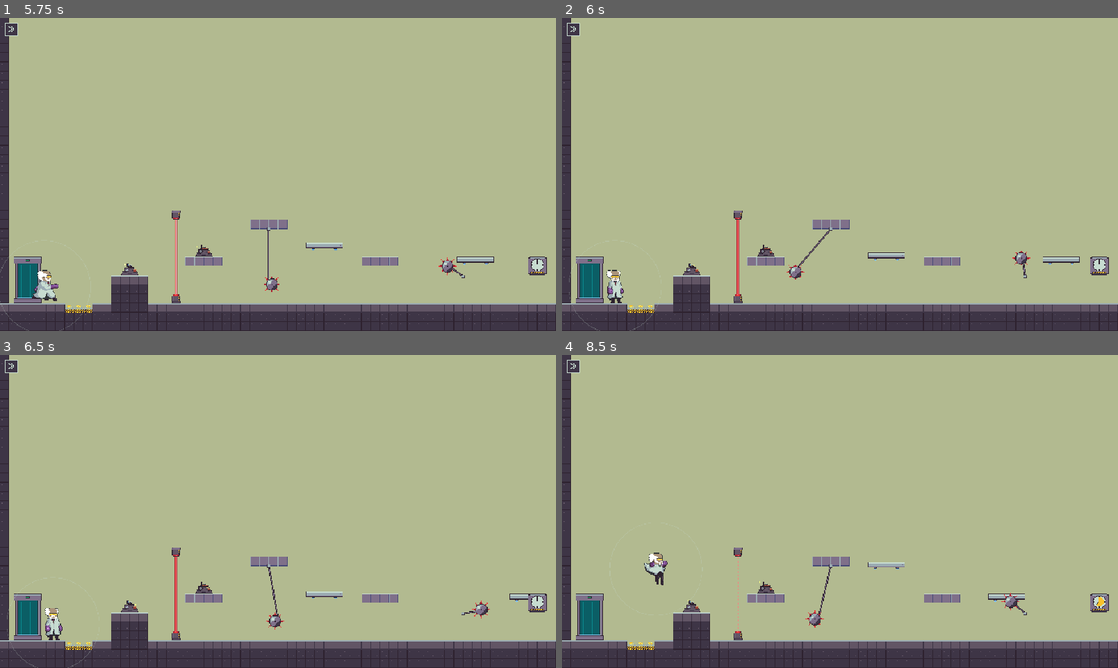
Above: before the commit, frames 1-4 (two rows, left to right).
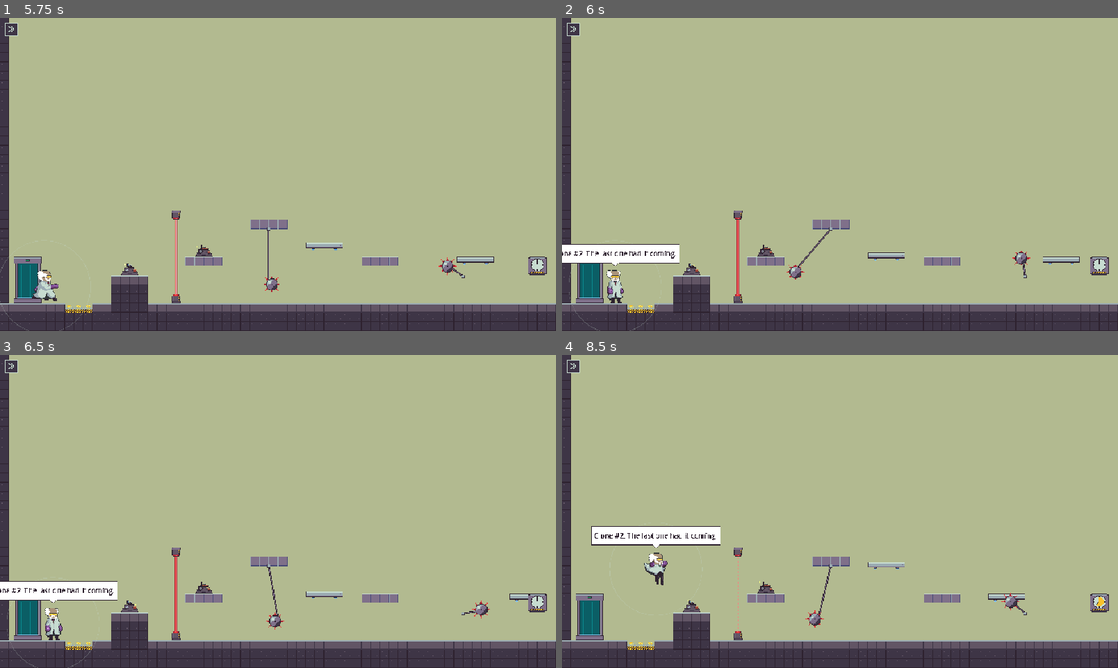
Above: after the commit, the same moments.

Repository: Nidrakon/game-off-2026
Game: Godot game, scene res://scenes/test/test_level.tscn
The game is run twice, just before and just after one commit, with the same random seed, the same clock (stepped at 60 frames per second) and the same inputs. This scene is started directly instead of the project's main scene.
Inputs (mouse positions are in pixels of both pictures, inside the frame that each line leads up to):
- Up to frame 1 (5.75 s): tap Enter at 0.5 s; move the mouse to (400, 158) at 0.52 s; hold D (move_right) 0.53-1.25 s; hold Space (jump) 0.53-1.25 s; click (400, 158) at 0.67 s; drag from (166, 190) to (77, 309) at 1.27 s; move the mouse to (333, 105) at 2.02 s; hold A (move_left) 2.03-2.75 s; hold Shift (time_shifter_panel) 2.03-2.75 s; tap Space (jump) at 2.3 s; drag from (155, 174) to (278, 284) at 2.77 s; move the mouse to (444, 221) at 3.52 s; hold D (move_right) 3.53-4.25 s; hold Space (jump) 3.53-4.25 s; tap E (interact) at 3.6 s; drag from (111, 127) to (483, 280) at 4.27 s; move the mouse to (305, 174) at 5.02 s; hold D (move_right) from 5.03 s (still down); hold Space (jump) from 5.03 s (still down); click (305, 174) at 5.17 s
- Up to frame 2 (6 s): release D (move_right) at 5.75 s; release Space (jump) at 5.75 s; drag from (756, 96) to (739, 299) at 5.77 s
- Up to frame 3 (6.5 s): no input
- Up to frame 4 (8.5 s): move the mouse to (962, 495) at 6.52 s; hold A (move_left) 6.53-7.25 s; hold Shift (time_shifter_panel) 6.53-7.25 s; tap Space (jump) at 6.77, 6.8, 7.07, 7.25 s; drag from (940, 511) to (689, 605) at 7.27 s; move the mouse to (895, 442) at 8.02 s; hold D (move_right) from 8.03 s (still down); hold Space (jump) from 8.03 s (still down); tap E (interact) at 8.1 s

Frame 1 is identical in both runs. In frame 2, 1.3% of the frame differs, in the area x 0-22%, y 72-80%; in frame 3, 1.3%; in frame 4, 1.5%, in the area x 5-29%, y 54-62%.

Commit message:
Step 18: Speech bubble system with random quips and respawn comment (v0.44)
- Random professor quips at random intervals, never the same twice in a row
- Respawn quip with clone number, counted in the save game
- Texts in dialogues/speech.json, timings in data/speech_settings.tres

Co-Authored-By: Claude Opus 5.5 <noreply@anthropic.com>

Diff:
--- /dev/null
+++ b/data/speech_settings.tres
@@ -0,0 +1,6 @@
+[gd_resource type="Resource" script_class="SpeechSettings" format=3]
+
+[ext_resource type="Script" path="res://scripts/player/speech_settings.gd" id="1_settings"]
+
+[resource]
+script = ExtResource("1_settings")
--- a/dialogues/speech.json
+++ b/dialogues/speech.json
@@ -1,3 +1,24 @@
 {
-	"speech_elevator_keycard": "My keycard is toast. Literally. Guess I'm taking the scenic route... through my own traps."
+	"speech_elevator_keycard": "My keycard is toast. Literally. Guess I'm taking the scenic route... through my own traps.",
+	"quips_random": [
+		"Without my exoskeleton I'd never have survived that jump.",
+		"Good thing I reinforced my bones with titanium.",
+		"The cloning station was my best idea. Well, second best. Right after the pizza teleporter. Which never worked.",
+		"Note to self: sentry guns don't recognize faces. Only keycards.",
+		"My anti-gravity boots would be handy right now. They're upstairs. Next to the front door.",
+		"These X-ray goggles would really help here. Where did I put them?",
+		"My coffee accelerator started out like this, too.",
+		"Who designed these traps? Oh. Right. Me.",
+		"Mental note: install fewer death lasers.",
+		"Time is relative. Cold pizza is not.",
+		"If that pizza gets cold, I'm suing myself.",
+		"Safety first. Second. Somewhere on the list, anyway."
+	],
+	"quips_respawn": [
+		"Clone #{n}. Let's try that again.",
+		"Clone #{n}, reporting for duty. Again.",
+		"Number {n}. Memories intact. Dignity... less so.",
+		"Clone #{n}. The last one had it coming.",
+		"Clone #{n}. Still hungry."
+	]
 }
--- a/scenes/player/professor.tscn
+++ b/scenes/player/professor.tscn
@@ -7,6 +7,7 @@
 [ext_resource type="Resource" path="res://data/time_bubble_settings.tres" id="5_bubble_settings"]
 [ext_resource type="Script" path="res://scripts/player/professor_animator.gd" id="6_animator"]
 [ext_resource type="Resource" path="res://data/professor_animation.tres" id="7_anim_settings"]
+[ext_resource type="Script" path="res://scripts/player/professor_quips.gd" id="8_quips"]
 
 [sub_resource type="RectangleShape2D" id="RectangleShape2D_body"]
 size = Vector2(18, 50)
@@ -37,3 +38,6 @@
 [node name="Animator" type="Node" parent="."]
 script = ExtResource("6_animator")
 settings = ExtResource("7_anim_settings")
+
+[node name="Quips" type="Node" parent="."]
+script = ExtResource("8_quips")
--- a/scripts/autoload/save_game.gd
+++ b/scripts/autoload/save_game.gd
@@ -29,6 +29,10 @@
 
 ## Kennung des zuletzt erreichten Levels (leer = noch keins).
 var current_level := ""
+## Nummer des aktuellen Klons (Doku 2.6): beginnt bei 1, jeder Tod zaehlt hoch.
+var clone_number := 1
+# Ist der Professor seit dem letzten Erscheinen gestorben? (Respawn-Spruch)
+var _respawn_pending := false
 var _flags := {}
 
 
@@ -59,12 +63,15 @@
 		"level": current_level,
 		"upgrades": Array(Upgrades.get_ids()),
 		"flags": _flags.keys(),
+		"clone": clone_number,
 	}
 
 
 ## Stand aus Daten uebernehmen (Spielstand oder Test-Szenario).
 func apply_data(data: Dictionary) -> void:
 	current_level = str(data.get("level", ""))
+	clone_number = maxi(1, int(data.get("clone", 1)))
+	_respawn_pending = false
 	Upgrades.set_ids(PackedStringArray(data.get("upgrades", [])))
 	_flags.clear()
 	for flag in data.get("flags", []):
@@ -107,6 +114,20 @@
 	return true
 
 
+## Der Professor ist gestorben: naechster Klon (Respawn-Spruch folgt).
+func register_death() -> void:
+	clone_number += 1
+	_respawn_pending = true
+
+
+## Fuer den Respawn-Spruch: Ist er seit dem letzten Erscheinen gestorben?
+## Setzt die Marke zurueck.
+func take_respawn_pending() -> bool:
+	var pending := _respawn_pending
+	_respawn_pending = false
+	return pending
+
+
 ## Vom Level aufgerufen (Level-Vorlage), sobald es startet. Nur Level aus der
 ## Reihenfolge zaehlen als Fortschritt.
 func on_level_started(scene_path: String) -> void:
--- a/scripts/player/professor.gd
+++ b/scripts/player/professor.gd
@@ -46,6 +46,9 @@
 	is_dead = true
 	velocity = Vector2.ZERO
 	_start_flicker(DEATH_FLICKER_TIME)
+	var save := get_node_or_null("/root/SaveGame")
+	if save:
+		save.register_death()
 	died.emit()
 
 
--- /dev/null
+++ b/scripts/player/professor_quips.gd
@@ -0,0 +1,61 @@
+extends Node
+## Sprueche des Professors (Doku 2.8, 3.6): Kind-Node "Quips" im Professor.
+## - In zufaelligen Abstaenden ein zufaelliger Spruch aus dialogues/speech.json
+##   (Liste "quips_random"), nie zweimal hintereinander derselbe.
+## - Nach dem Tod, beim Erscheinen in der Klonstation, ein Respawn-Spruch mit
+##   der Klon-Nummer (Liste "quips_respawn", Platzhalter {n}).
+## Alle Zeiten in data/speech_settings.tres. Laeuft nur, solange das Spiel
+## nicht pausiert ist; spricht nicht, wenn schon eine Blase steht.
+
+@export var settings: SpeechSettings = preload("res://data/speech_settings.tres")
+
+var _next_quip := 0.0
+var _last_quip := -1
+
+@onready var _professor: Node2D = get_parent()
+
+
+func _ready() -> void:
+	_next_quip = settings.first_delay
+	_check_respawn.call_deferred()
+
+
+func _process(delta: float) -> void:
+	if not settings.random_enabled or _professor.get("is_dead") or _professor.get("is_leaving"):
+		return
+	_next_quip -= delta
+	if _next_quip > 0.0:
+		return
+	_next_quip = randf_range(settings.random_interval_min, settings.random_interval_max)
+	if SpeechBubble.is_speaking(_professor):
+		return
+	say_random()
+
+
+## Sagt einen zufaelligen Spruch (nicht denselben wie zuletzt).
+func say_random() -> void:
+	var quips := GameTexts.get_list("speech", "quips_random")
+	if quips.is_empty():
+		return
+	var index := randi() % quips.size()
+	if quips.size() > 1 and index == _last_quip:
+		index = (index + 1) % quips.size()
+	_last_quip = index
+	SpeechBubble.say_text(_professor, str(quips[index]))
+
+
+## Respawn-Spruch mit Klon-Nummer.
+func say_respawn() -> void:
+	var lines := GameTexts.get_list("speech", "quips_respawn")
+	if lines.is_empty():
+		return
+	var text := str(lines[randi() % lines.size()]).replace("{n}", str(SaveGame.clone_number))
+	SpeechBubble.say_text(_professor, text)
+
+
+func _check_respawn() -> void:
+	if not SaveGame.take_respawn_pending() or randf() > settings.respawn_chance:
+		return
+	await get_tree().create_timer(settings.respawn_delay, false).timeout
+	if is_instance_valid(_professor) and not _professor.get("is_dead"):
+		say_respawn()
--- /dev/null
+++ b/scripts/player/speech_settings.gd
@@ -0,0 +1,25 @@
+class_name SpeechSettings
+extends Resource
+## Einstellungen fuer die Sprueche des Professors (Doku 2.8, 3.6). Die Werte
+## stehen in data/speech_settings.tres und lassen sich im Inspector aendern.
+## Texte in dialogues/speech.json (Listen "quips_random", "quips_respawn").
+
+@export_group("Zufaellige Sprueche")
+## Kleinster und groesster Abstand zwischen zwei Spruechen (Sekunden Spielzeit).
+@export_range(1.0, 600.0, 1.0, "or_greater") var random_interval_min := 35.0
+@export_range(1.0, 600.0, 1.0, "or_greater") var random_interval_max := 70.0
+## Wartezeit bis zum ersten Spruch nach dem Levelstart (Sekunden).
+@export_range(0.0, 600.0, 1.0, "or_greater") var first_delay := 20.0
+## Zufaellige Sprueche ganz abschalten.
+@export var random_enabled := true
+
+@export_group("Respawn")
+## Wahrscheinlichkeit fuer einen Respawn-Spruch nach dem Tod (0 bis 1).
+@export_range(0.0, 1.0, 0.05) var respawn_chance := 1.0
+## Wartezeit nach dem Erscheinen in der Klonstation (Sekunden).
+@export_range(0.0, 5.0, 0.05) var respawn_delay := 0.8
+
+@export_group("Sprechblase")
+## Grundzeit und Zusatzzeit pro Zeichen, die eine Blase stehen bleibt.
+@export_range(0.5, 10.0, 0.1) var bubble_base_time := 2.0
+@export_range(0.0, 0.3, 0.005) var bubble_time_per_char := 0.05
--- a/scripts/ui/game_texts.gd
+++ b/scripts/ui/game_texts.gd
@@ -16,6 +16,13 @@
 	return str(_cache[file].get(id, id))
 
 
+## Liste von Texten zur Kennung (z. B. alle zufaelligen Sprueche).
+static func get_list(file: String, id: String) -> Array:
+	get_text(file, id)
+	var value: Variant = _cache[file].get(id, [])
+	return value if value is Array else [value]
+
+
 ## Zwischenspeicher leeren (z. B. nachdem eine Textdatei geaendert wurde).
 static func clear_cache() -> void:
 	_cache.clear()
--- a/scripts/ui/speech_bubble.gd
+++ b/scripts/ui/speech_bubble.gd
@@ -1,14 +1,12 @@
 class_name SpeechBubble
 extends Node2D
-## Sprechblase ueber einer Figur (Doku 2.8), einfache Fassung bis zum
-## Sprechblasen-System in Schritt 18: weisser Kasten mit Umriss und Spitze
-## nach unten, Text aus dialogues/speech.json. Haengt an der Figur (folgt ihr)
-## und verschwindet nach einer Zeit, die sich nach der Textlaenge richtet.
-## Das Spiel laeuft dabei weiter. Nur Palettenfarben.
+## Sprechblase ueber einer Figur (Doku 2.8): weisser Kasten mit Umriss und
+## Spitze nach unten, Text aus dialogues/speech.json. Haengt an der Figur
+## (folgt ihr) und verschwindet nach einer Zeit, die sich nach der Textlaenge
+## richtet (data/speech_settings.tres). Das Spiel laeuft dabei weiter. Die
+## Sprueche des Professors steuert scripts/player/professor_quips.gd.
+## Nur Palettenfarben.
 
-## Grundzeit und Zusatzzeit pro Zeichen (Sekunden).
-const BASE_TIME := 2.0
-const TIME_PER_CHAR := 0.05
 ## Groesste Breite des Kastens (Pixel), danach wird umgebrochen.
 const MAX_WIDTH := 220.0
 const FONT_SIZE := 12
@@ -20,17 +18,34 @@
 var _panel: PanelContainer
 
 
+## Einstellungen (Lesezeit), gemeinsam mit den Spruechen des Professors.
+const SETTINGS := preload("res://data/speech_settings.tres")
+
+
 ## Laesst "speaker" den Text mit dieser Kennung sagen. "height" = Abstand der
 ## Blasenspitze ueber dem Node der Figur (beim Professor ueber dem Kopf).
 ## Eine vorherige Blase derselben Figur verschwindet.
 static func say(speaker: Node2D, text_id: String, height := 64.0) -> SpeechBubble:
+	return say_text(speaker, GameTexts.get_text("speech", text_id), height)
+
+
+## Wie say(), aber mit fertigem Text (z. B. Spruch mit Klon-Nummer).
+static func say_text(speaker: Node2D, text: String, height := 64.0) -> SpeechBubble:
 	for child in speaker.get_children():
 		if child is SpeechBubble:
 			child.queue_free()
 	var bubble := SpeechBubble.new()
-	bubble._build(GameTexts.get_text("speech", text_id), height)
+	bubble._build(text, height)
 	speaker.add_child(bubble)
 	return bubble
+
+
+## Hat die Figur gerade eine Sprechblase?
+static func is_speaking(speaker: Node) -> bool:
+	for child in speaker.get_children():
+		if child is SpeechBubble and not child.is_queued_for_deletion():
+			return true
+	return false
 
 
 ## Text der Blase (fuer Tests).
@@ -40,7 +55,7 @@
 
 func _build(text: String, height: float) -> void:
 	z_index = 50
-	_time_left = BASE_TIME + TIME_PER_CHAR * text.length()
+	_time_left = SETTINGS.bubble_base_time + SETTINGS.bubble_time_per_char * text.length()
 	position = Vector2(0, -height)
 	_panel = PanelContainer.new()
 	var style := StyleBoxFlat.new()
Not shown: 1 places in scenes/player/professor.tscn that only renumber resources
Not shown, added: scripts/player/professor_quips.gd.uid
Not shown, added: scripts/player/speech_settings.gd.uid
Not shown, changed: projektdokumentation.md
Not shown, changed: versionsprotokoll.md
